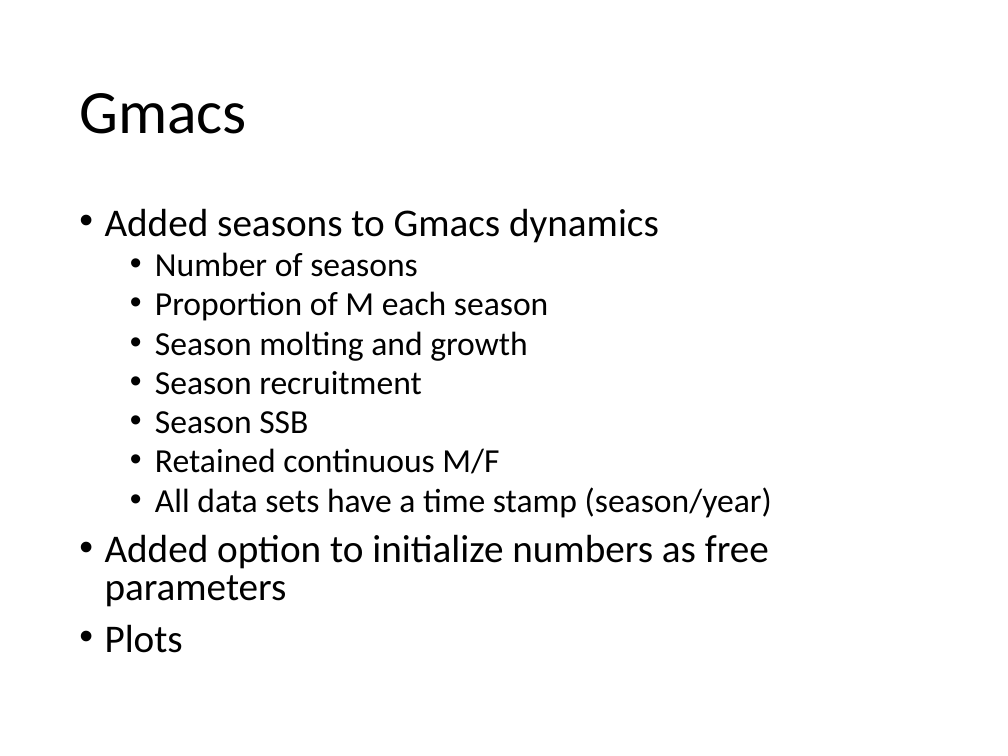
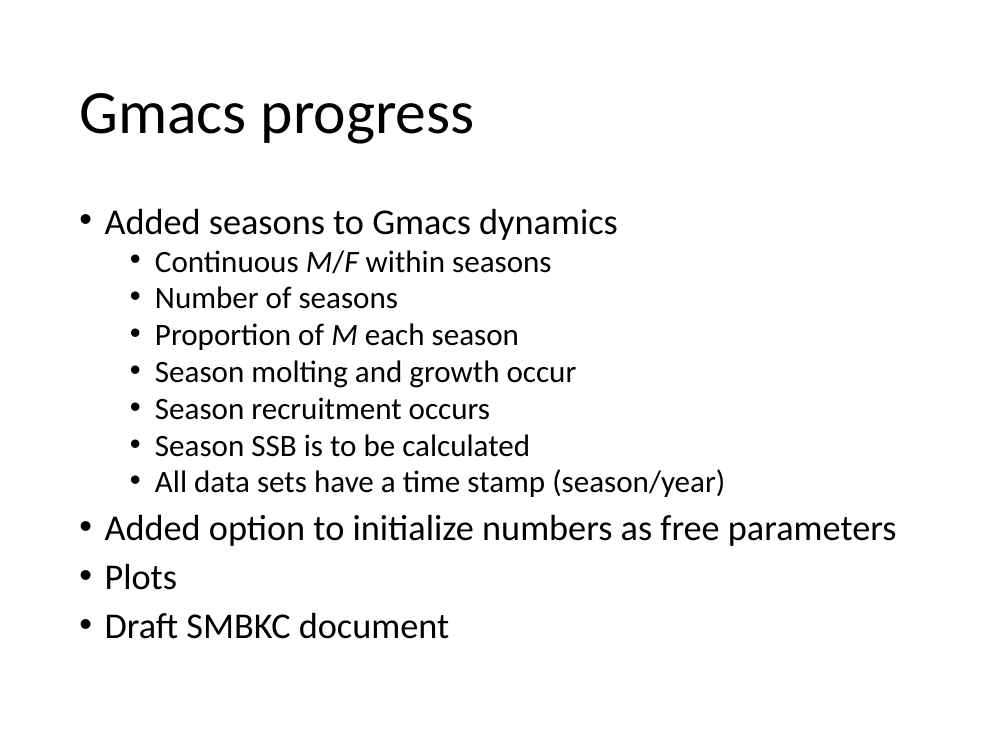
Before and after one commit to seacode/gmacs, a slide deck: slide 2 of docs/smbkc/smbkc.pptx. Drawn at 1008x756 pixels with LibreOffice and Linux fonts; fonts in the diff are those of the drawing. Boxes give left, top, right and bottom in pixels: in the first picture for what was removed or moved away, otherwise in the second. Text is boxed around its words. In the diff, an @@ line names an element or a change of style, - is before the commit and + after.

```diff
--- a/docs/smbkc/smbkc.pptx
+++ b/docs/smbkc/smbkc.pptx
@@ title at (x1=79, y1=93, x2=475, y2=144): text changed @@
-Gmacs
+Gmacs progress
@@ text at (x1=105, y1=208, x2=897, y2=590): size 28 to 25.9 pt in "Added seasons to Gmacs dynamics", "Added option to initialize numbers as free ...", "Plots"; size 24 to 22.2 pt in "Number of seasons", "Proportion of M each season", "All data sets have a time stamp ..."; italic on in "M" @@
@@ text at (x1=155, y1=250, x2=551, y2=274): paragraph added @@
+  • Continuous M/F within seasons
@@ text at (x1=155, y1=360, x2=577, y2=457): text changed; size 24 to 22.2 pt @@
-  • Season molting and growth
-  • Season recruitment
-  • Season SSB
-  • Retained continuous M/F
+  • Season molting and growth occur
+  • Season recruitment occurs
+  • Season SSB is to be calculated
@@ text at (x1=105, y1=612, x2=449, y2=639): paragraph added @@
+• Draft SMBKC document
```
Also in this commit, not shown: 3 other slides changed, 2 slides added, 11 other files.
